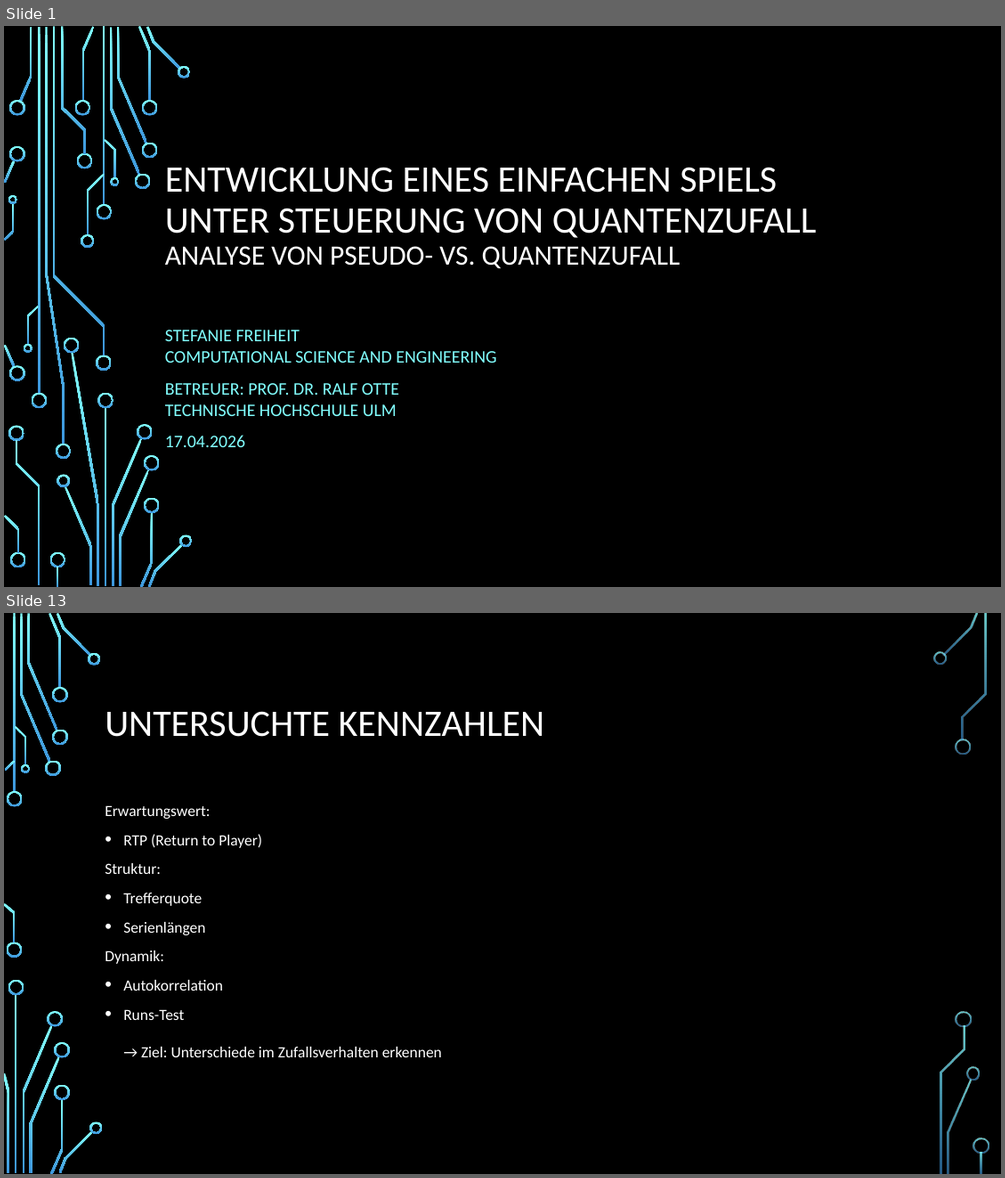
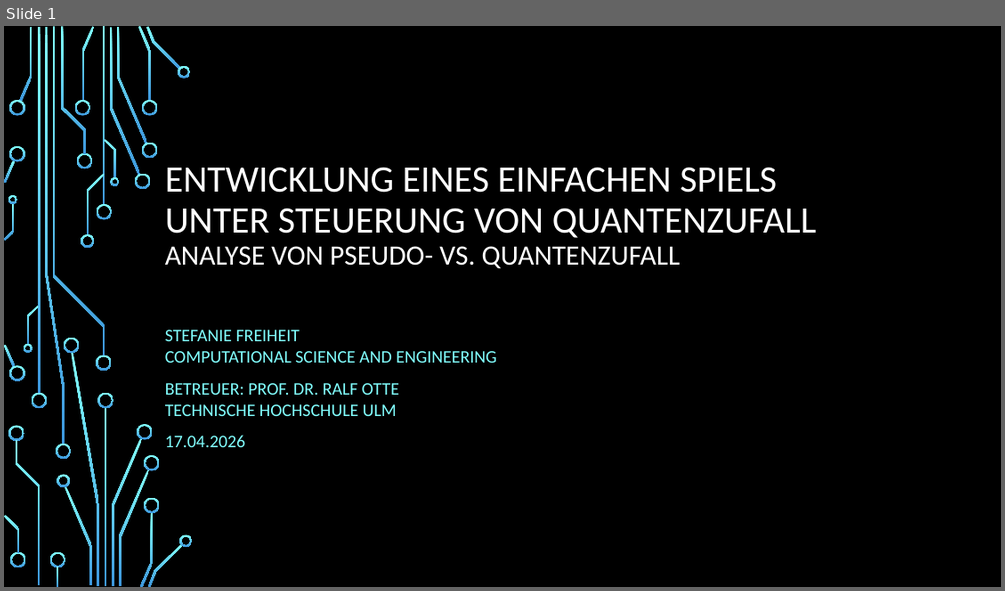
Before and after one commit to freiheits-stack/slot_project, a slide deck: docs/Spiel_Quantenzufall_Präsentation.pptx. Shown one above the other, each under a label of ours: slides 1 and 13 before the commit, slide 1 after it; the slides between them are not shown. The pictures are 1005x1178 and 1005x591 pixels, drawn with LibreOffice and Linux fonts; fonts in the diff are those of the drawing; background and template pictures are left out. Boxes give left, top, right and bottom in pixels: in the first picture for what was removed or moved away, otherwise in the second. Text is boxed around its words. In the diff, an @@ line names an element or a change of style, - is before the commit and + after.

```diff
--- a/docs/Spiel_Quantenzufall_Präsentation.pptx
+++ b/docs/Spiel_Quantenzufall_Präsentation.pptx
@@ slide 13 removed at (4,613,1001,1174), background picture (left out) @@
@@ title removed at (105,711,545,737) @@
-UNTERSUCHTE KENNZAHLEN
@@ text removed at (105,805,442,1057) @@
-Erwartungswert:
-• RTP (Return to Player)
-Struktur:
-• Trefferquote
-• Serienlängen
-Dynamik:
-• Autokorrelation
-• Runs-Test
-  → Ziel: Unterschiede im Zufallsverhalten erkennen
@@ group removed at (4,613,989,1174): 33 freeform shapes, 3 rectangles @@
```
Also in this commit, not shown: 9 slides changed, 8 slides added, 7 other slides removed, 2 other files.
